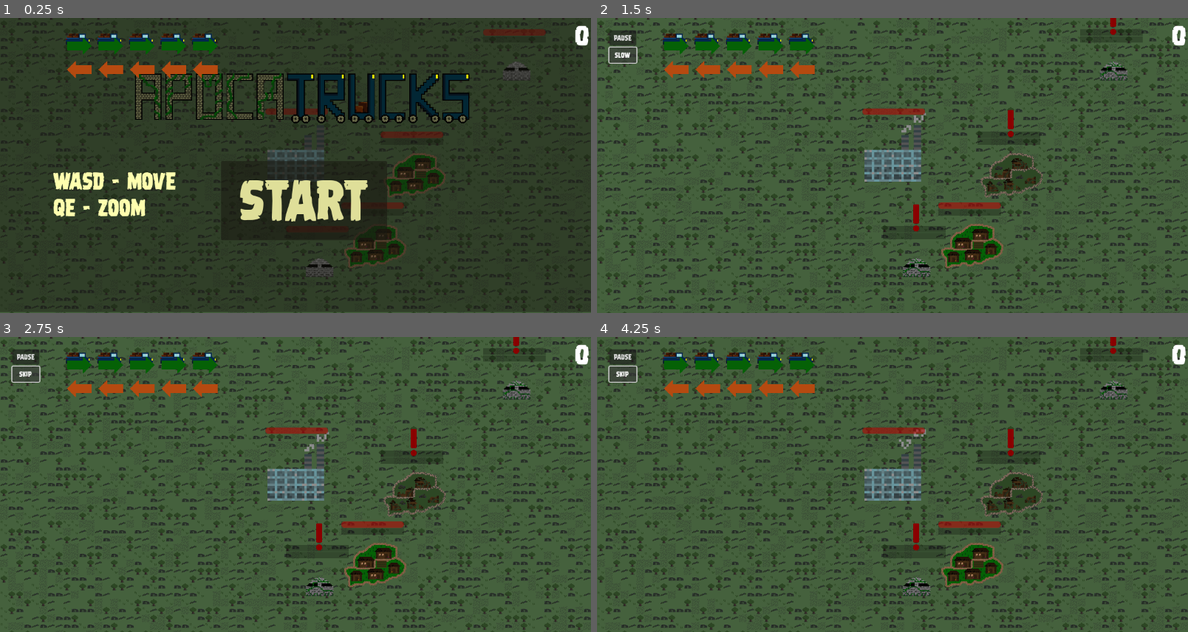
Above: before the commit, frames 1-4 (two rows, left to right).
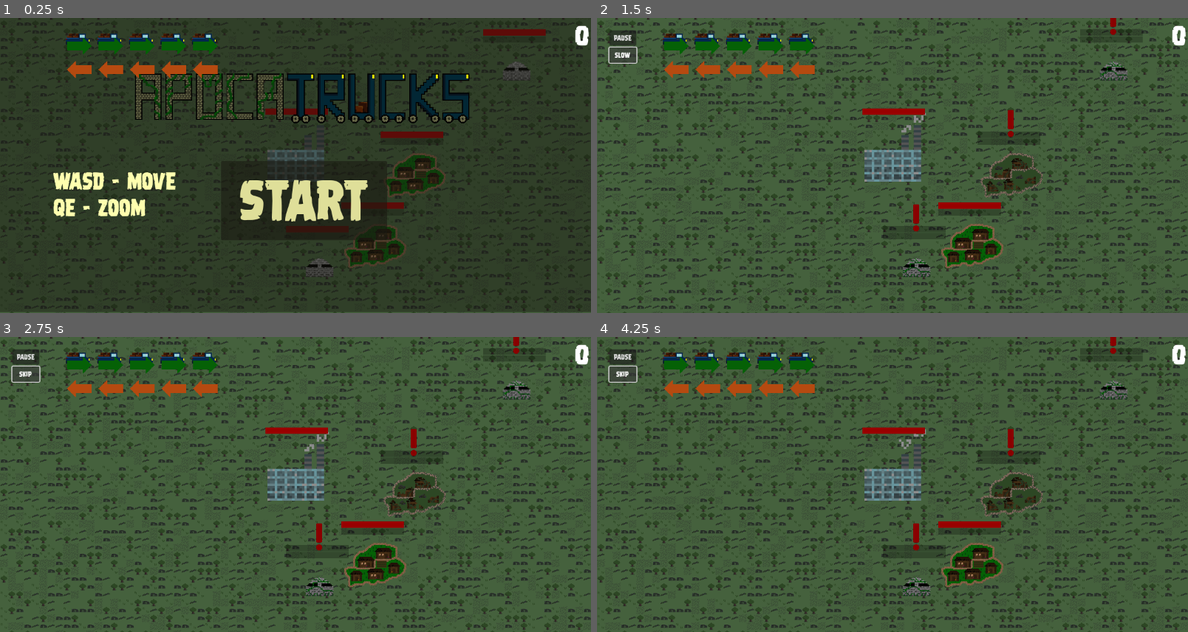
Above: after the commit, the same moments.

Repository: lewis785/ludum-dare-53
Game: Godot game, scene res://scenes/main.tscn
The game is run twice, just before and just after one commit, with the same random seed, the same clock (stepped at 60 frames per second) and the same inputs.
Inputs:
- Up to frame 1 (0.25 s): no input
- Up to frame 2 (1.5 s): click "start" at 0.5 s; click "skip" at 1.25 s
- Up to frame 3 (2.75 s): click "slow" at 2 s
- Up to frame 4 (4.25 s): click "skip" at 2.75 s; click "slow" at 3.5 s

The runs differ from the first frame. In frame 1, less than 0.1% of the frame differs, in the area x 44-93%, y 3-71%; in frame 2, 0.5%, in the area x 44-69%, y 30-65%; in frame 3, 0.5%; in frame 4, 0.5%.

Commit message:
fix: remove border radius

Diff:
--- a/scenes/status_bar/status_bar.tscn
+++ b/scenes/status_bar/status_bar.tscn
@@ -6,6 +6,8 @@
 
 [sub_resource type="StyleBoxFlat" id="StyleBoxFlat_48n52"]
 bg_color = Color(0, 0, 0, 0.254902)
+
+[sub_resource type="StyleBoxFlat" id="StyleBoxFlat_lwr0e"]
 
 [node name="status_bar" type="Control"]
 z_as_relative = false
@@ -21,5 +23,6 @@
 offset_bottom = 32.0
 theme = SubResource("Theme_adewy")
 theme_override_styles/background = SubResource("StyleBoxFlat_48n52")
+theme_override_styles/fill = SubResource("StyleBoxFlat_lwr0e")
 value = 45.0
 show_percentage = false
Not shown: 1 places in scenes/status_bar/status_bar.tscn that only renumber resources
